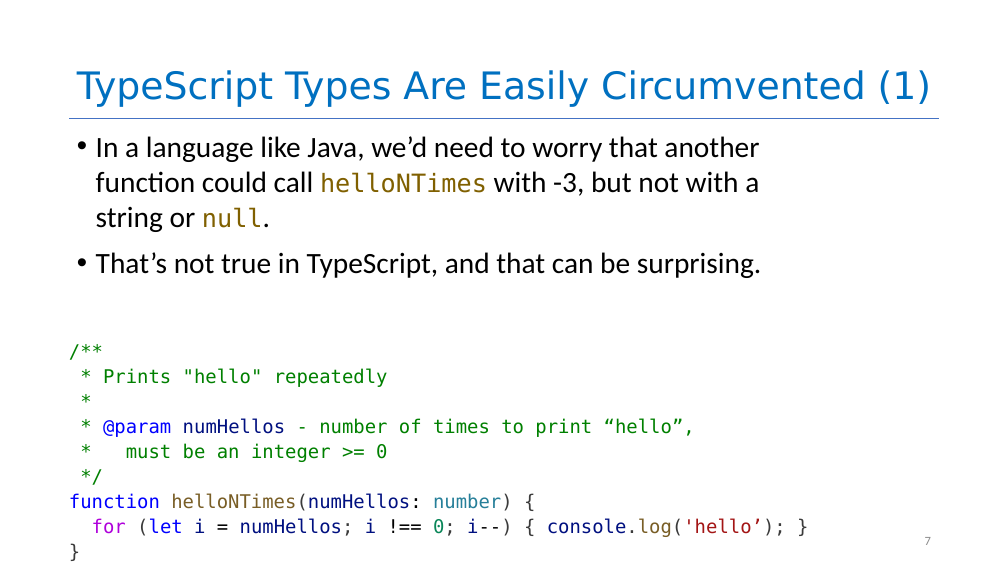
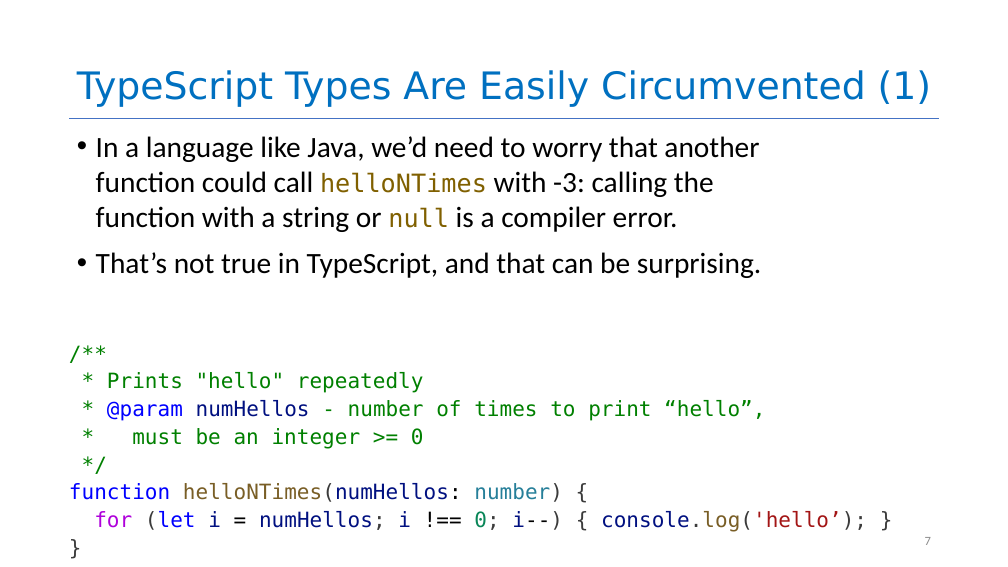
Before and after one commit to rimshaTest/CS4530-Spring-2026, a slide deck: slide 7 of Slides/Module 03.1 Trusting TypeScript.pptx. Drawn at 1008x567 pixels with LibreOffice and Linux fonts; fonts in the diff are those of the drawing. Boxes give left, top, right and bottom in pixels: in the first picture for what was removed or moved away, otherwise in the second. Text is boxed around its words. In the diff, an @@ line names an element or a change of style, - is before the commit and + after.

```diff
--- a/Slides/Module 03.1 Trusting TypeScript.pptx
+++ b/Slides/Module 03.1 Trusting TypeScript.pptx
@@ text at (96,136,759,232): text changed @@
-• In a language like Java, we’d need to worry that another function could call helloNTimes with -3, but not with a string or null.
+• In a language like Java, we’d need to worry that another function could call helloNTimes with -3: calling the function with a string or null is a compiler error.
@@ text at (69,372,867,532): paragraph removed @@
-*
@@ text "/**" at (69,372,867,532): size 18 to 20 pt @@
```
Also in this commit, not shown: 11 other slides changed, 3 other files.
